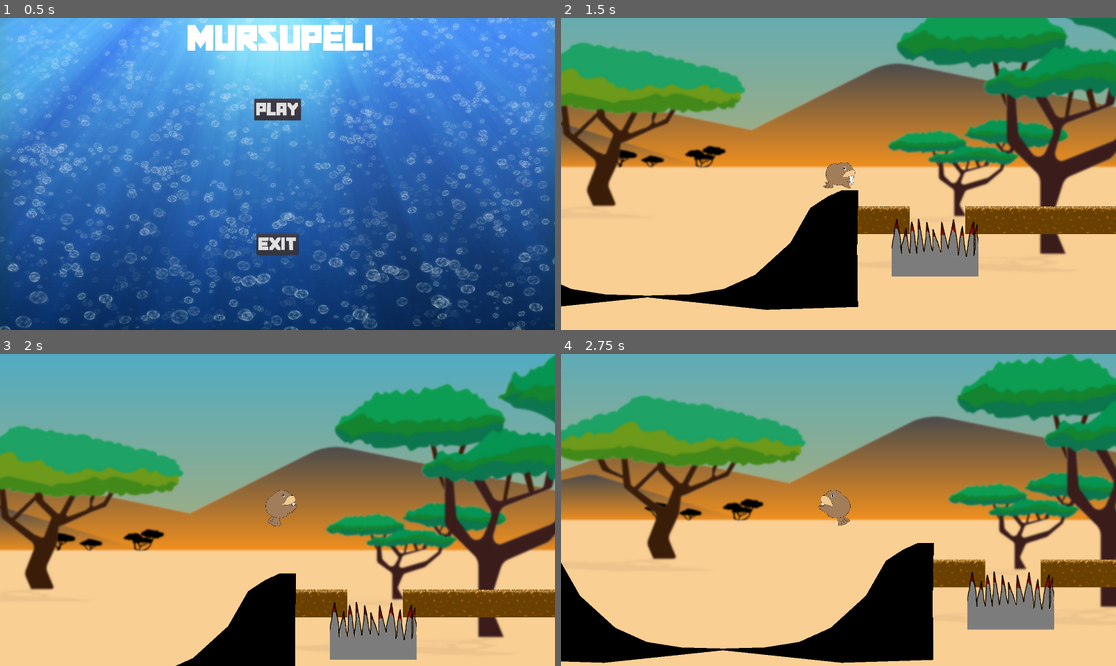
Above: before the commit, frames 1-4 (two rows, left to right).
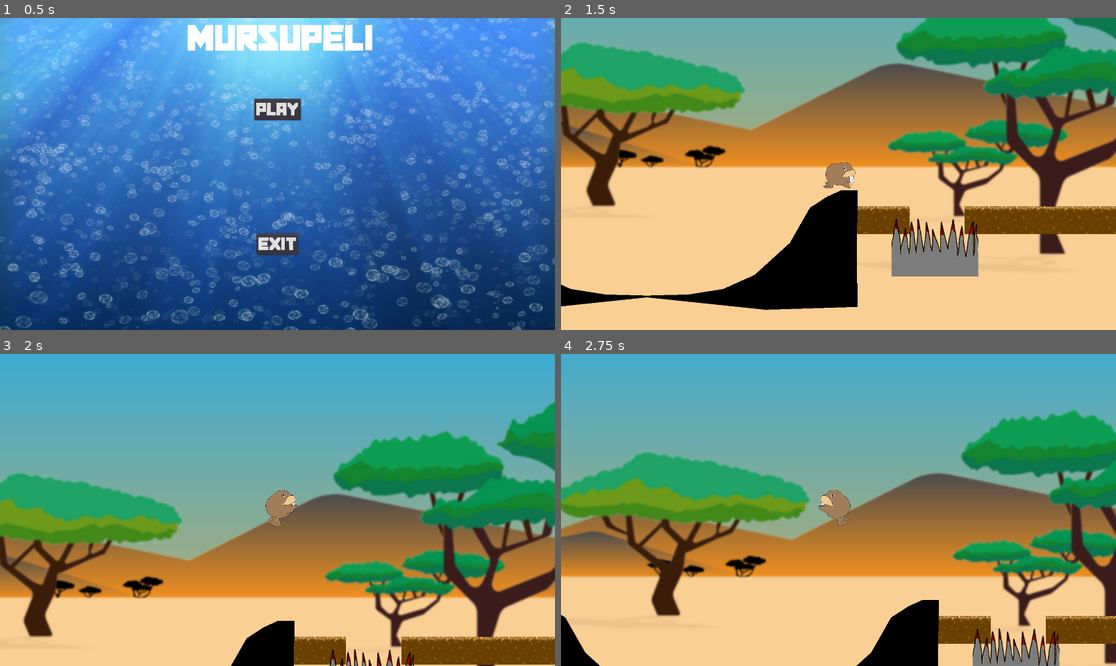
Above: after the commit, the same moments.

Repository: Nallekari/MursuGodot
Game: Godot game, scene res://Scenes/MainMenu.tscn
Same seed, same stepped clock (60 frames per second), same inputs: the game is played once before the commit and once after it.
Inputs:
- Up to frame 1 (0.5 s): no input
- Up to frame 2 (1.5 s): click "PLAY" at 0.5 s; tap Enter at 1.25 s; hold D (move_right) from 1.28 s (still down); hold E (slide) from 1.28 s (still down)
- Up to frame 3 (2 s): keep holding D (move_right); keep holding E (slide); tap Space (jump) at 1.52 s
- Up to frame 4 (2.75 s): release D (move_right) at 2.03 s; release E (slide) at 2.03 s; hold A (move_left) from 2.03 s (still down); tap E (slide) at 2.1 s; tap Space (jump) at 2.27 s

Frame 1 is identical in both runs. In frame 2, 1.0% of the frame differs, in the area x 0-100%, y 35-94%; in frame 3, 61%; in frame 4, 83%, in the area x 0-100%, y 0-100%.

Commit message:
made movement more responsive by reducing bouncing of ground and walls

Diff:
--- a/Scripts/MursuMovement.gd
+++ b/Scripts/MursuMovement.gd
@@ -18,11 +18,17 @@
 
 func _physics_process(delta):
 
-	velocity = move_and_slide(velocity, Vector2.UP)
+	velocity = move_and_slide(velocity, Vector2.UP, true, 4, 1.4)
+	if Input.is_action_pressed("slide"):
+		velocity = move_and_slide(velocity, Vector2.UP,false)
+
 
 	velocity.y += delta * gravity
 	if velocity.y > 1000:
 		velocity.y = 1000
+	if is_on_floor():
+		velocity.y = 0
+
 	var direction = 0
 
 
